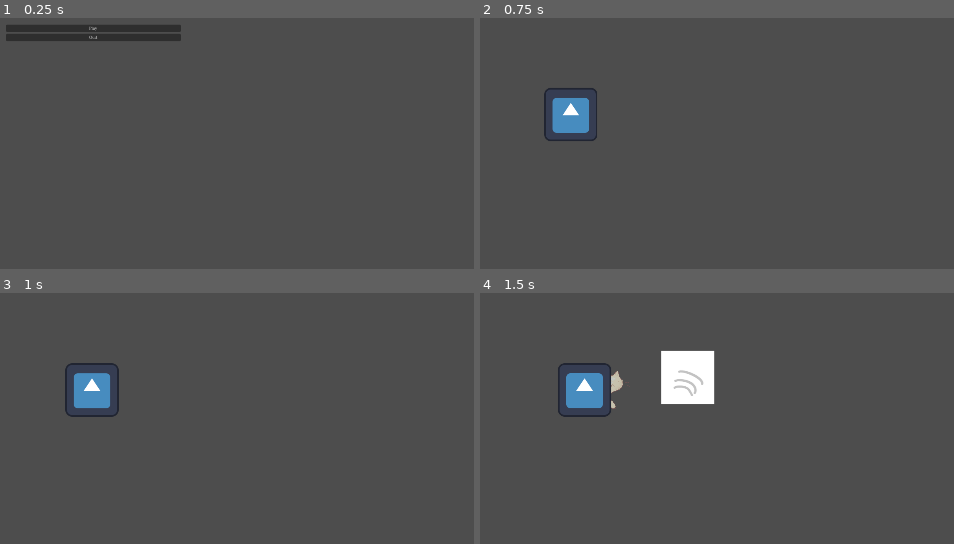
Above: before the commit, frames 1-4 (two rows, left to right).
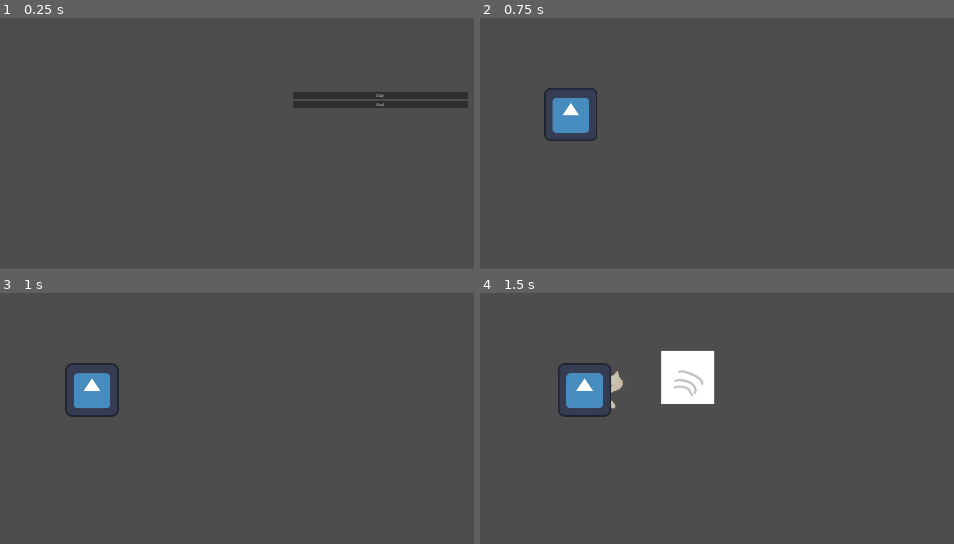
Above: after the commit, the same moments.

Repository: RobertKadak/GameCamp-2024
Game: Godot game, scene res://Menu folder/menu.tscn
Two runs of this game, one before a commit and one after it. Both use one fixed random seed, a clock stepped at 60 frames per second and the inputs below. The engine's default icon, where the game draws it, is replaced by a stand-in: a white triangle on a blue panel in a dark square.
Inputs (mouse positions are in pixels of both pictures, inside the frame that each line leads up to):
- Up to frame 1 (0.25 s): no input
- Up to frame 2 (0.75 s): click "Play" at 0.5 s
- Up to frame 3 (1 s): no input
- Up to frame 4 (1.5 s): move the mouse to (750, 368) at 1.27 s; hold D (move_right) from 1.28 s (still down); click (750, 368) at 1.35 s

The runs differ from the first frame. In frame 1, 4.1% of the frame differs, in the area x 1-99%, y 2-36%; in frame 2, nothing differs; in frame 3, nothing differs; in frame 4, nothing differs.

Commit message:
Goodbuttons:3

Diff:
--- a/Menu folder/menu.tscn
+++ b/Menu folder/menu.tscn
@@ -39,10 +39,10 @@
 anchor_top = 0.5
 anchor_right = 0.5
 anchor_bottom = 0.5
-offset_left = -209.501
-offset_top = -217.5
-offset_right = 209.501
-offset_bottom = 217.5
+offset_left = 479.5
+offset_top = -56.0
+offset_right = 898.502
+offset_bottom = 379.0
 grow_horizontal = 2
 grow_vertical = 2
 
Not shown: 1 places in scenes/levels/level_1.tscn that only renumber resources
